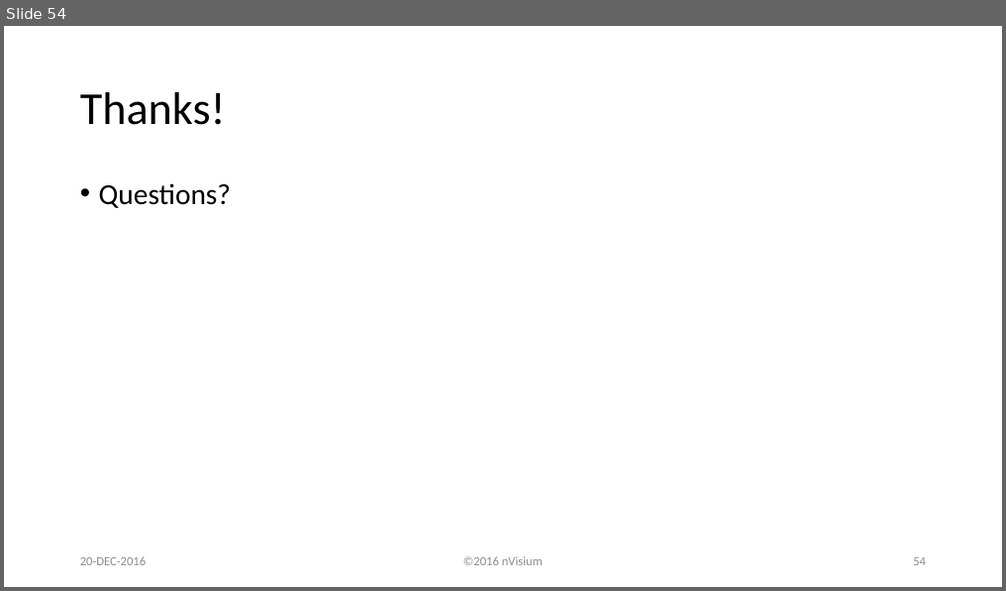
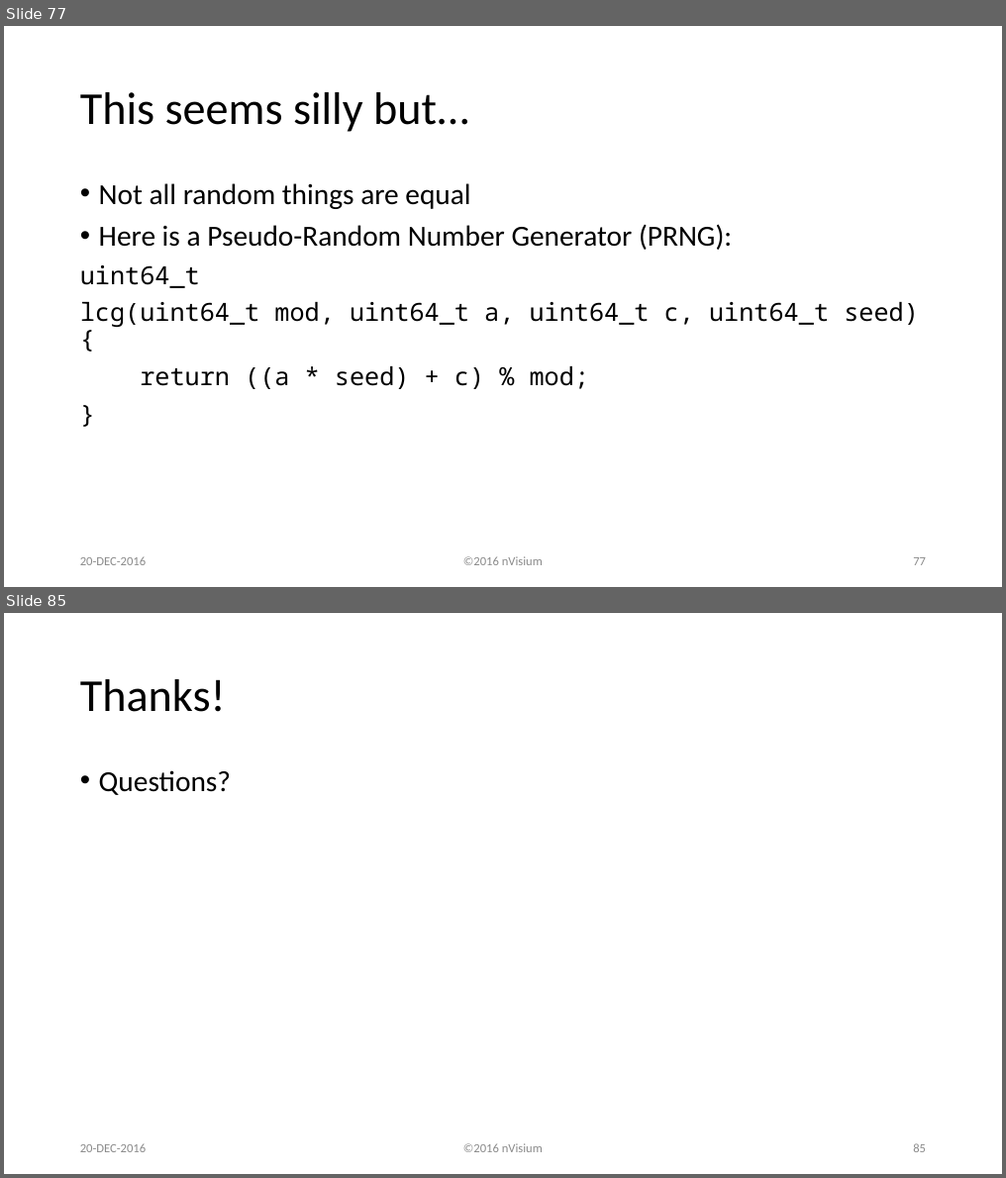
Before and after one commit to lojikil/heraclitus, a slide deck: HeraclitusSeminar.pptx. Shown one above the other, each under a label of ours: slide 54 before the commit, slides 77 and 85 after it; the slides between them are not shown. The pictures are 1006x591 and 1006x1178 pixels, drawn with LibreOffice and Linux fonts; fonts in the diff are those of the drawing; background and template pictures are left out. Boxes give left, top, right and bottom in pixels: in the first picture for what was removed or moved away, otherwise in the second. Text is boxed around its words. In the diff, an @@ line names an element or a change of style, - is before the commit and + after.

```diff
--- a/HeraclitusSeminar.pptx
+++ b/HeraclitusSeminar.pptx
@@ slide 77 added at (4,26,1002,587), background #FFFFFF @@
@@ title added at (80,92,469,132), 44 pt, text #000000 @@
+This seems silly but…
@@ text added at (80,183,919,389), 24 pt, text #000000 @@
+• Not all random things are equal
+• Here is a Pseudo-Random Number Generator (PRNG):
+uint64_t
+lcg(uint64_t mod, uint64_t a, uint64_t c, uint64_t seed) {
+return ((a * seed) + c) % mod;
+}
@@ text added at (80,557,146,566), 12 pt, text #8C8C8C @@
+20-DEC-2016
@@ text added at (463,557,543,566), 12 pt, text #8C8C8C @@
+©2016 nVisium
@@ page number added at (913,558,926,566), 12 pt, text #8C8C8C @@
+77
@@ what was slide 54 is now slide 85 @@
@@ page number at (913,1144,926,1153): text changed @@
-54
+85
```
Also in this commit, not shown: 27 slides changed, 30 other slides added.
